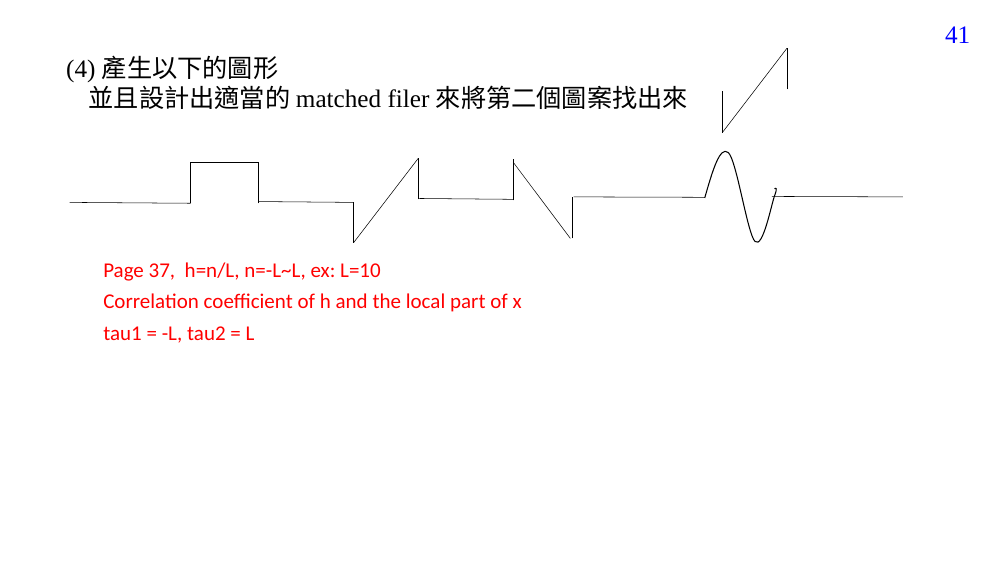
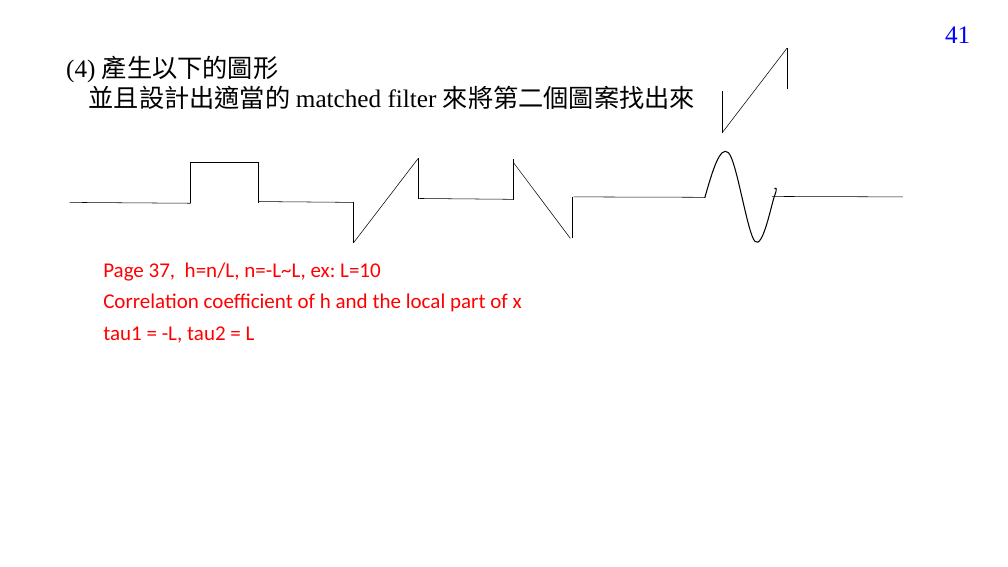
Before and after one commit to LonerDavid/DJJ_Project, a slide deck: slide 41 of DISP/DISP_2.pptx. Drawn at 1008x567 pixels with LibreOffice and Linux fonts; fonts in the diff are those of the drawing. Boxes give left, top, right and bottom in pixels: in the first picture for what was removed or moved away, otherwise in the second. Text is boxed around its words. In the diff, an @@ line names an element or a change of style, - is before the commit and + after.

```diff
--- a/DISP/DISP_2.pptx
+++ b/DISP/DISP_2.pptx
@@ text at (89,81,695,109): text changed @@
-並且設計出適當的 matched filer 來將第二個圖案找出來
+並且設計出適當的 matched filter 來將第二個圖案找出來
```
Also in this commit, not shown: 11 other files.
